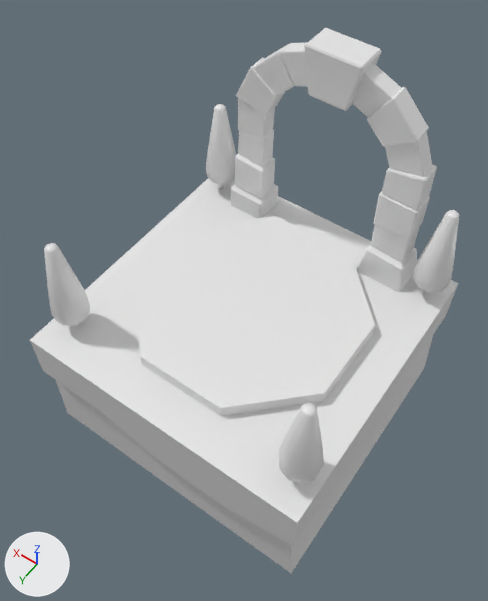
What one commit did to the FBX model Blender/Models/Forest/ForestStart.fbx.
The view is the same before and after, from a 50 mm lens placed at (-1.51, 2.2, 3.52), pointed at (0.0, 0.08, 0.2). Every picture has the same lights, and +X, +Y and +Z are marked at lower left. Vertices at the same position are counted once.

The older version as bpy lines, for what is in view:
```python
me_cube_070 = bpy.data.meshes.new('Cube.070')
me_cube_070.from_pydata(...)  # 846 vertices, 837 faces; spans x -1.0..1.0, y -1.0..1.0, z -1.0..1.49
me_cube_070.materials.append(mat_material)  # white #e7e7e7
ob_foreststart = bpy.data.objects.new('ForestStart', me_cube_070)
ob_foreststart.location = (0.0, 0.0, 0.0)
ob_foreststart.rotation_euler = (0.0, 0.0, -3.142)  # degrees (0, 0, -180)
```
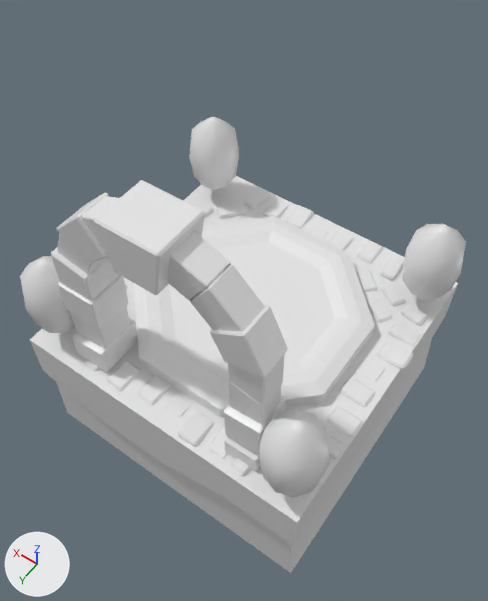
The change, as a list of edits to the scene's bpy script:
```text
Change me_cube_070:
    used by ob_foreststart; location = (0.0, 0.0, 0.0); rotation_euler = (0.0, 0.0, -3.142), in degrees (0, 0, -180)
    remove me_cube_070.from_pydata(...)  # 846 vertices, 837 faces; spans x -1.0..1.0, y -1.0..1.0, z -1.0..1.49
    add me_cube_070.from_pydata(...)  # 1690 vertices, 1693 faces; spans x -1.04..1.04, y -1.0..1.02, z -1.0..1.49
    me_cube_070 part 1: the loose piece of 24 vertices spanning x 0.38..0.65, y 0.77..0.89, z 0.87..1.14 is scaled about its middle by (1, 1.47, 1), then moved by (0.0, -0.08, 0.0)
    me_cube_070 part 2: the loose piece of 24 vertices spanning x 0.24..0.56, y 0.76..0.9, z 1.02..1.34 is scaled about its middle by (1, 1.47, 1), then moved by (0.0, -0.08, 0.0)
    me_cube_070 part 3: the loose piece of 24 vertices spanning x 0.09..0.37, y 0.77..0.89, z 1.16..1.43 is scaled about its middle by (1, 1.47, 1), then moved by (0.0, -0.08, 0.0)
    me_cube_070 part 4: the loose piece of 24 vertices spanning x -0.18..0.19, y 0.72..0.94, z 1.18..1.49 is scaled about its middle by (1, 1.47, 1), then moved by (0.0, -0.08, 0.0)
    me_cube_070 part 5: the loose piece of 44 vertices spanning x -0.54..-0.08, y 0.77..0.89, z 1.05..1.44 is scaled about its middle by (1, 1.47, 1), then moved by (0.0, -0.08, 0.0)
    me_cube_070 part 6: the loose piece of 24 vertices spanning x -0.67..-0.36, y 0.76..0.9, z 0.88..1.18 is scaled about its middle by (1, 1.47, 1), then moved by (0.0, -0.08, 0.0)
    me_cube_070 part 7: the loose piece of 92 vertices spanning x -0.69..-0.42, y 0.71..0.95, z 0.0..0.93 is rebuilt with 92 vertices and now spans x -0.67..-0.44, y 0.61..0.9, z 0.02..0.93
    me_cube_070 part 8: the loose piece of 92 vertices spanning x 0.39..0.72, y 0.7..0.97, z 0.01..0.93 is rebuilt with 92 vertices and now spans x 0.41..0.68, y 0.61..0.91, z 0.03..0.93
    me_cube_070 part 9: 160 vertices moved from x -0.98..0.98, y -0.89..0.96, z 0.1..0.74 to x -1.04..1.04, y -0.95..1.02, z 0.1..0.66; 32 vertices removed from x -0.87..0.88, y -0.77..0.85, z 0.1..0.74; 880 vertices added at x -1.03..1.0, y -1.0..0.98, z -0.06..0.67
    me_cube_070 part 10: 4 vertices removed from x -0.18..0.18, y -0.18..0.18, z 0.1
Change ob_foreststart:
    ob_foreststart.rotation_euler: (0.0, 0.0, -3.142) -> (0.0, 0.0, 0.0)  # degrees (0, 0, -180) -> degrees (0, 0, 0)
```

Changed parts and their boxes (x1, y1, x2, y2) in the pictures (488 x 601 px; the box of a moved part takes in the faces that stretch with it):
'ForestStart', reshaped, turned: before (30, 28, 459, 573); after (20, 117, 466, 573)
part 1 of me_cube_070, moved or reshaped: before (385, 131, 433, 177); after (57, 234, 108, 274)
part 2 of me_cube_070, moved or reshaped: before (367, 87, 429, 147); after (57, 192, 110, 263)
part 3 of me_cube_070, moved or reshaped: before (352, 64, 401, 117); after (82, 196, 119, 254)
part 4 of me_cube_070, moved or reshaped: before (304, 28, 382, 111); after (94, 180, 205, 295)
part 5 of me_cube_070, moved or reshaped: before (253, 42, 308, 95); after (167, 232, 265, 332)
part 6 of me_cube_070, moved or reshaped: before (236, 58, 286, 116); after (210, 305, 288, 378)
part 7 of me_cube_070, rebuilt (31% wider): before (231, 98, 278, 218); after (224, 355, 286, 471)
part 8 of me_cube_070, rebuilt: before (357, 165, 437, 292); after (51, 248, 138, 372)
part 9 of me_cube_070, built on: before (44, 104, 459, 484); after (20, 117, 466, 497)
part 10 of me_cube_070, deleted: before (223, 280, 280, 324)
